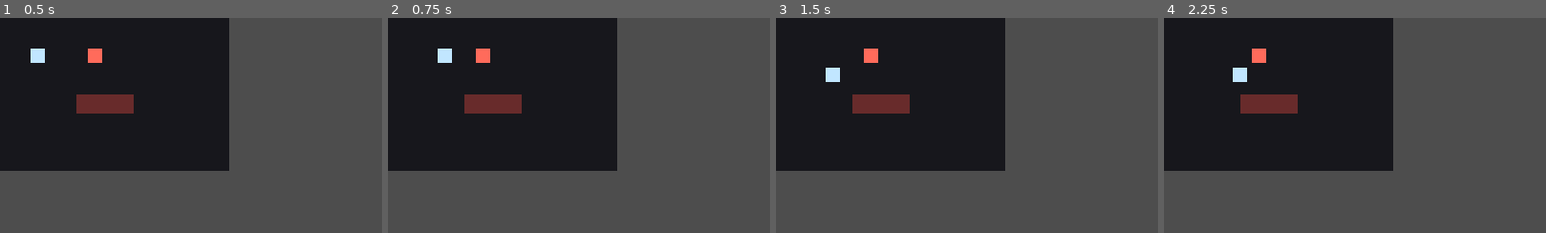
Above: before the commit, frames 1-4 (left to right).
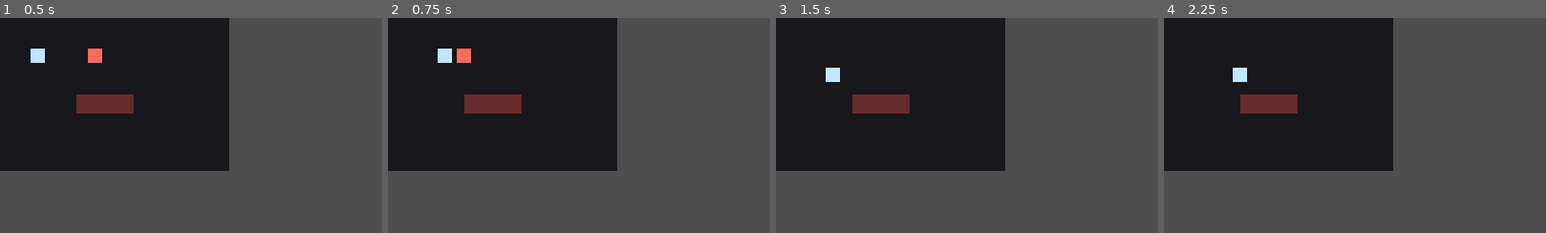
Above: after the commit, the same moments.

Repository: viniciuslks7/PixelDungeonRPG
Game: Godot game, scene res://scenes/main/main.tscn
The game is run twice, just before and just after one commit, with the same random seed, the same clock (stepped at 60 frames per second) and the same inputs.
Inputs:
- Up to frame 1 (0.5 s): no input
- Up to frame 2 (0.75 s): tap Enter at 0.5 s; hold D from 0.53 s (still down)
- Up to frame 3 (1.5 s): tap Space at 0.77, 1.25 s; release D at 1.28 s; hold S from 1.28 s (still down)
- Up to frame 4 (2.25 s): tap Space at 1.52 s; tap Enter at 2 s; release S at 2.03 s; hold D from 2.03 s (still down)
The pictures show only the part of the screen within x 0-50%, y 0-50%; the shares and areas given below are measured in that part.

Frame 1 is identical in both runs. In frame 2, 0.5% of the frame differs, in the area x 18-27%, y 14-21%; in frame 3, 0.2%; in frame 4, 0.2%.

Commit message:
feat(ai): Move enemy toward player
Give the dummy enemy a basic pursuit action during its turn so it advances toward a non-adjacent player instead of only waiting.

Keep movement constrained to cardinal grid steps and blocked-cell checks, and extend the headless validation scene to cover the pursuit path.

Co-Authored-By: Codex <codex@openai.com>

Diff:
--- a/scripts/enemies/enemy.gd
+++ b/scripts/enemies/enemy.gd
@@ -1,5 +1,7 @@
 class_name Enemy
 extends Node2D
+
+signal action_animation_finished
 
 @export var display_name: StringName = &"Dummy"
 @export var attack_power: int = 1
@@ -8,6 +10,7 @@
 @onready var health := $Health
 
 func _ready() -> void:
+    grid_movement.move_finished.connect(_on_move_finished)
     health.died.connect(_on_died)
 
 func set_grid_position(cell: Vector2i) -> void:
@@ -19,6 +22,9 @@
 
 func is_alive() -> bool:
     return health.current_health > 0
+
+func try_move_direction(direction: Vector2i, is_cell_blocked: Callable) -> bool:
+    return grid_movement.try_move(direction, is_cell_blocked)
 
 func take_damage(amount: int) -> int:
     var applied_damage: int = health.take_damage(amount)
@@ -36,7 +42,12 @@
 
     EventBus.actor_attacked.emit(name, target.name, applied_damage)
     EventBus.action_resolved.emit(name, &"attack")
+    action_animation_finished.emit()
     return true
+
+func _on_move_finished(_new_cell: Vector2i) -> void:
+    EventBus.action_resolved.emit(name, &"move")
+    action_animation_finished.emit()
 
 func _on_died() -> void:
     EventBus.actor_died.emit(name)
--- a/scripts/main/main.gd
+++ b/scripts/main/main.gd
@@ -76,6 +76,7 @@
     _enemy = ENEMY_SCENE.instantiate()
     add_child(_enemy)
     _enemy.set_grid_position(_current_room.enemy_spawn_cell)
+    _enemy.action_animation_finished.connect(_on_enemy_action_animation_finished)
 
 func _is_cell_blocked(cell: Vector2i) -> bool:
     if _current_room.is_cell_blocked(cell):
@@ -83,6 +84,15 @@
 
     var enemy_at_cell: Node = _get_enemy_at_cell(cell)
     return enemy_at_cell != null
+
+func _is_cell_blocked_for_enemy(cell: Vector2i) -> bool:
+    if _current_room.is_cell_blocked(cell):
+        return true
+
+    if is_instance_valid(_player) and _player.get_grid_position() == cell:
+        return true
+
+    return false
 
 func _try_player_melee_attack() -> bool:
     var target: Node = _get_adjacent_attack_target()
@@ -114,6 +124,25 @@
     var delta := first_cell - second_cell
     return absi(delta.x) + absi(delta.y) == 1
 
+func _get_enemy_step_towards_player(enemy_cell: Vector2i, player_cell: Vector2i) -> Vector2i:
+    var candidates: Array[Vector2i] = []
+    var delta := player_cell - enemy_cell
+
+    if absi(delta.x) >= absi(delta.y):
+        candidates.append(Vector2i(signi(delta.x), 0))
+        candidates.append(Vector2i(0, signi(delta.y)))
+    else:
+        candidates.append(Vector2i(0, signi(delta.y)))
+        candidates.append(Vector2i(signi(delta.x), 0))
+
+    for candidate in candidates:
+        if candidate == Vector2i.ZERO:
+            continue
+        if not _is_cell_blocked_for_enemy(enemy_cell + candidate):
+            return candidate
+
+    return Vector2i.ZERO
+
 func _on_player_turn_started(_turn_number: int) -> void:
     EventBus.player_turn_ready.emit()
 
@@ -137,9 +166,17 @@
 
     if _is_adjacent(enemy_cell, player_cell):
         _enemy.try_attack(_player)
-    else:
-        EventBus.action_resolved.emit(_enemy.name, &"wait")
-
+        return
+
+    var step := _get_enemy_step_towards_player(enemy_cell, player_cell)
+    if step != Vector2i.ZERO:
+        if _enemy.try_move_direction(step, Callable(self, "_is_cell_blocked_for_enemy")):
+            return
+
+    EventBus.action_resolved.emit(_enemy.name, &"wait")
+    TurnManager.finish_enemy_turn()
+
+func _on_enemy_action_animation_finished() -> void:
     TurnManager.finish_enemy_turn()
 
 func _on_player_action_animation_finished() -> void:
--- a/scripts/tests/core_loop_validation.gd
+++ b/scripts/tests/core_loop_validation.gd
@@ -26,7 +26,15 @@
         _expect(main._is_cell_blocked(room.enemy_spawn_cell), "Enemy cell should block player movement.")
         _expect(not main._try_player_melee_attack(), "Player should not hit an enemy from non-adjacent cells.")
 
-        player.set_grid_position(room.enemy_spawn_cell + Vector2i.LEFT)
+        _expect(TurnManager.begin_resolution(), "Turn manager should accept a movement action.")
+        _expect(player.try_move_direction(Vector2i.DOWN, Callable(main, "_is_cell_blocked")), "Player should move in the test room.")
+
+        await get_tree().create_timer(0.25).timeout
+        _expect(player.get_grid_position() == room.player_spawn_cell + Vector2i.DOWN, "Player should finish the movement action.")
+        _expect(enemy.get_grid_position() == room.enemy_spawn_cell + Vector2i.LEFT, "Enemy should step toward a non-adjacent player.")
+        _expect(TurnManager.phase == TurnManager.Phase.PLAYER_INPUT, "Turn should return after enemy movement.")
+
+        player.set_grid_position(enemy.get_grid_position() + Vector2i.LEFT)
         _expect(TurnManager.begin_resolution(), "Turn manager should accept a player action.")
         _expect(main._try_player_melee_attack(), "First adjacent attack should hit enemy.")
 
Not shown, changed: RESUMO_SESSAO.md
